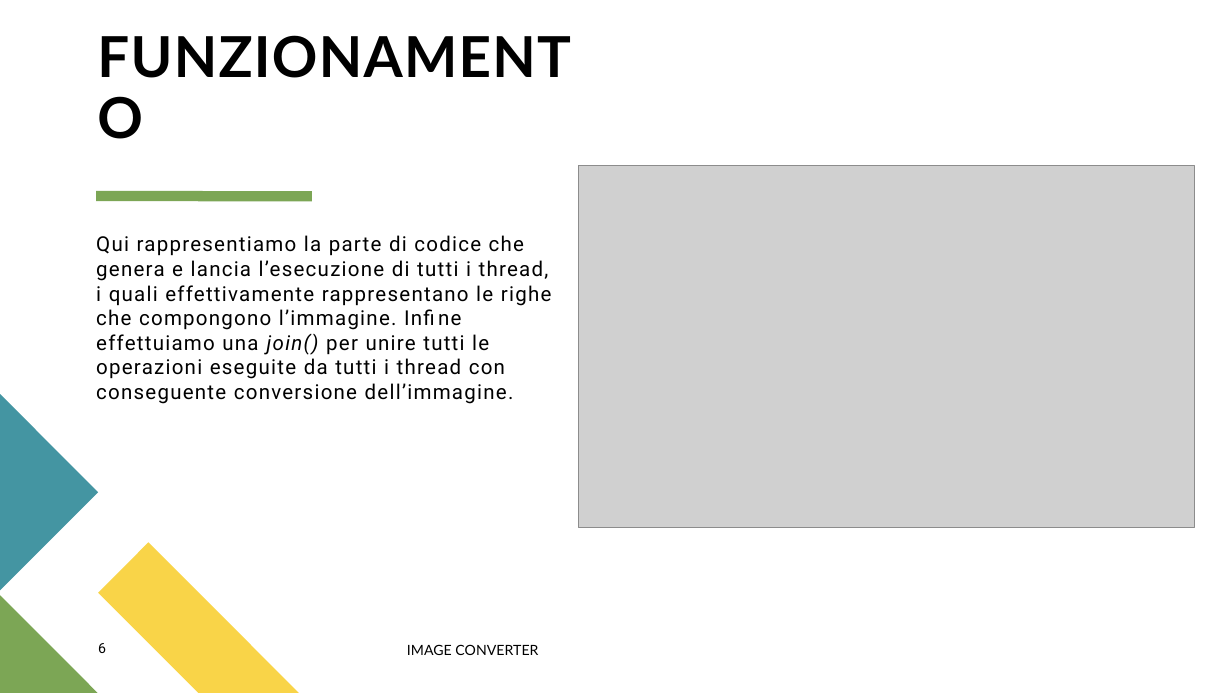
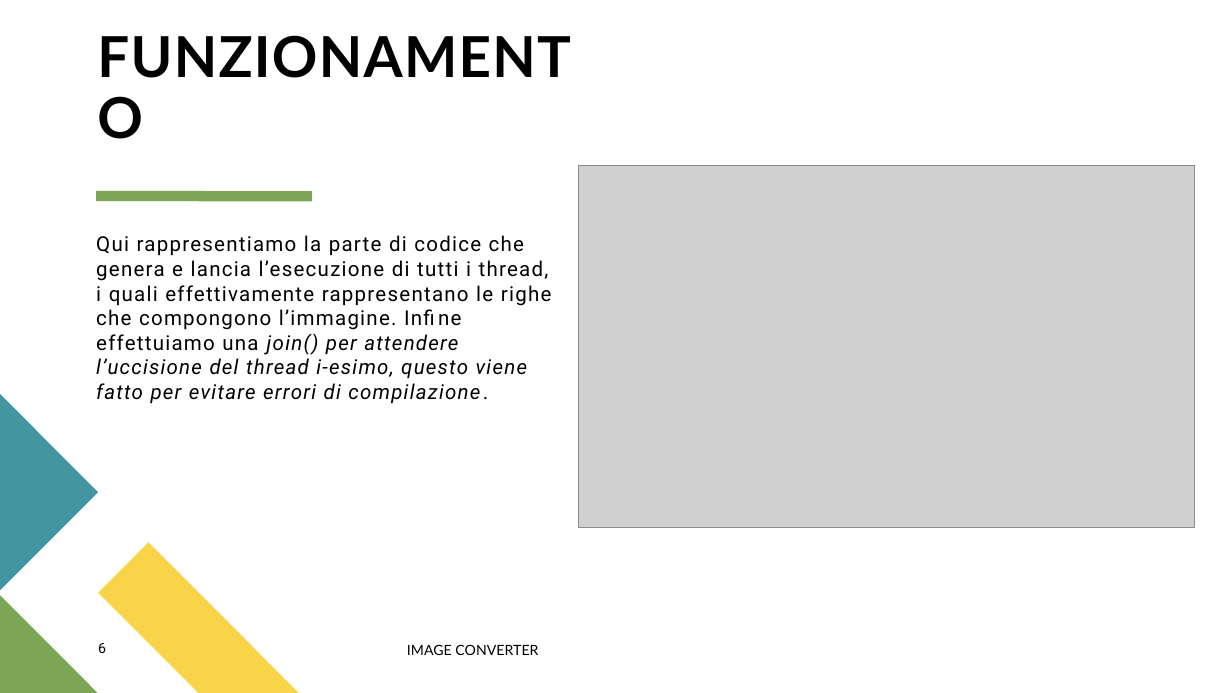
Before and after one commit to d-romeo/Image-Modeling, a slide deck: slide 6 of IMAGE CONVERTER.pptx. Drawn at 1232x693 pixels with LibreOffice and Linux fonts; fonts in the diff are those of the drawing; grey boxes stand for pictures. Boxes give left, top, right and bottom in pixels: in the first picture for what was removed or moved away, otherwise in the second. Text is boxed around its words. In the diff, an @@ line names an element or a change of style, - is before the commit and + after.

Commit message:
Add files via upload
update

```diff
--- a/IMAGE CONVERTER.pptx
+++ b/IMAGE CONVERTER.pptx
@@ text at [96,235,552,404]: text changed @@
-Qui rappresentiamo la parte di codice che genera e lancia l’esecuzione di tutti i thread, i quali effettivamente rappresentano le righe che compongono l’immagine. Infine effettuiamo una join() per unire tutti le operazioni eseguite da tutti i thread con conseguente conversione dell’immagine.
+Qui rappresentiamo la parte di codice che genera e lancia l’esecuzione di tutti i thread, i quali effettivamente rappresentano le righe che compongono l’immagine. Infine effettuiamo una join() per attendere l’uccisione del thread i-esimo, questo viene fatto per evitare errori di compilazione.
```
Also in this commit, not shown: 1 other slide changed.
